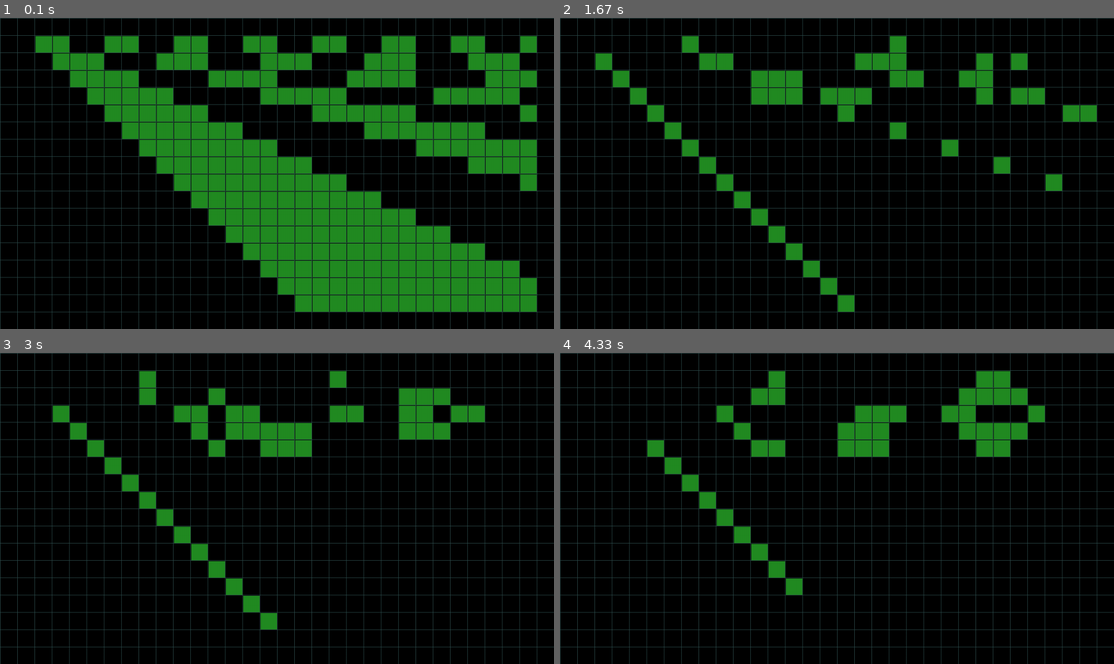
Above: before the commit, frames 1-4 (two rows, left to right).
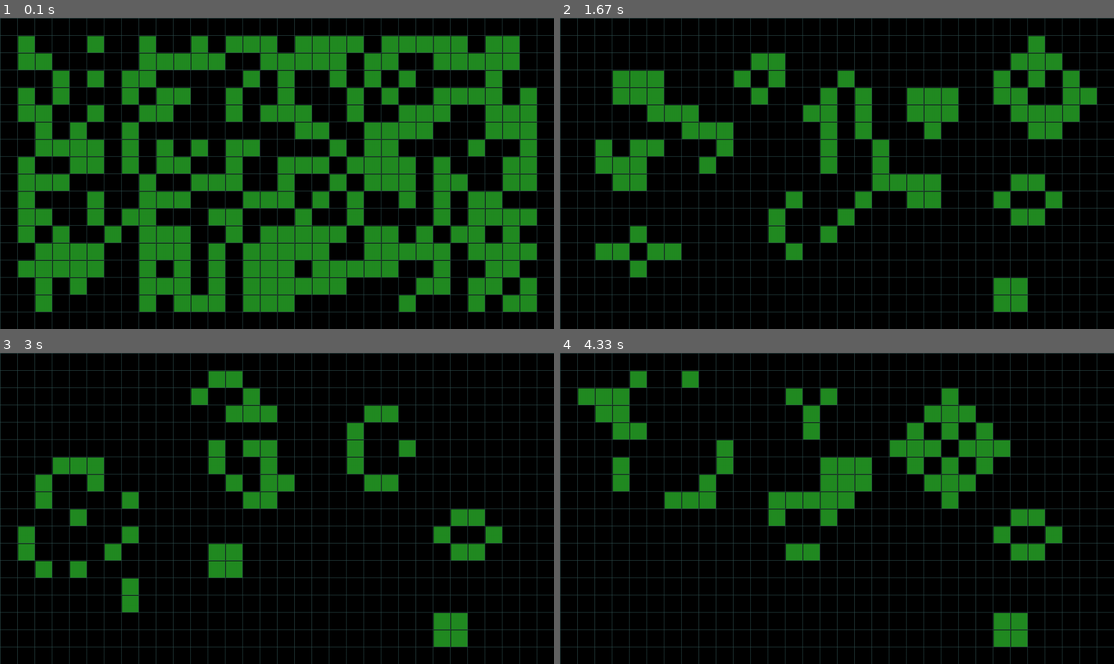
Above: after the commit, the same moments.

Repository: koen-db/PygameOfLife
Game: pygame game, started from game_of_life.py
Two runs of this game, one before a commit and one after it. Both use one fixed random seed, a clock stepped at 60 frames per second and the inputs below.
Inputs:
- Up to frame 1 (0.1 s): no input
- Up to frame 2 (1.67 s): no input
- Up to frame 3 (3 s): no input
- Up to frame 4 (4.33 s): no input

The runs differ from the first frame. In frame 1, 40% of the frame differs, in the area x 3-97%, y 5-95%; in frame 2, 19%; in frame 3, 14%; in frame 4, 15%.

Commit message:
Add random start seed

Diff:
--- a/game_of_life.py
+++ b/game_of_life.py
@@ -1,8 +1,9 @@
 import pygame
 from copy import deepcopy
+from random import choice
 
 SCHERM = BREEDTE, HOOGTE = 1280,720
-SNELHEID = 1
+SNELHEID = 10
 TEGEL = 40
 K, R = BREEDTE // TEGEL, HOOGTE // TEGEL
 
@@ -10,7 +11,8 @@
 speelveld = pygame.display.set_mode(SCHERM)
 klok = pygame.time.Clock()
 
-huidig_veld = [[(k//(r+1)) % 2 for k in range(K)] for r in range(R)]
+# huidig_veld = [[(k//(r+1)) % 2 for k in range(K)] for r in range(R)]
+huidig_veld = [[choice([0, 1]) for k in range(K)] for r in range(R)]
 volgend_veld= [[0 for k in range(K)] for r in range(R)]
 
 def regels(huidig_veld, x, y):
Not shown, changed: game_of_life.md
